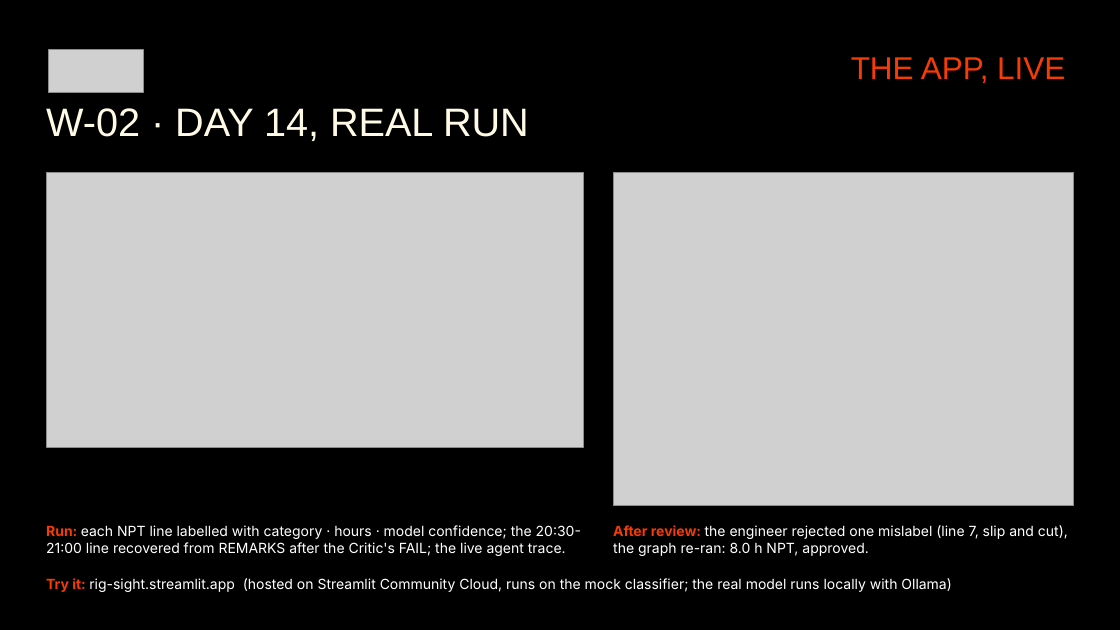
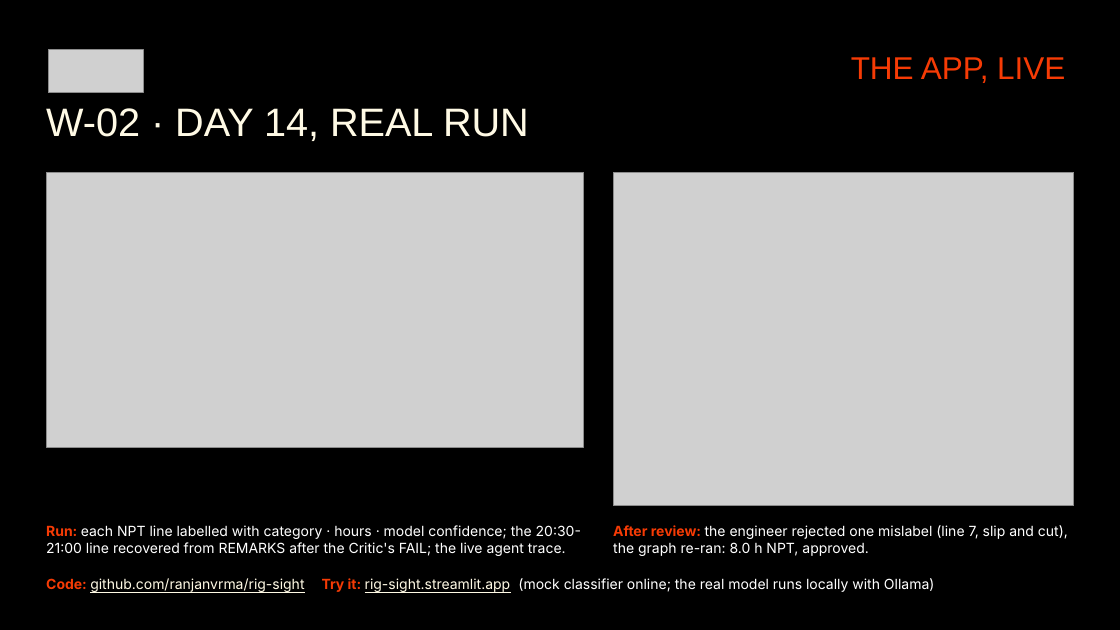
Before and after one commit to ranjanvrma/rig-sight, a slide deck: slide 14 of submission/Rig_Sight_CA3_Presentation.pptx. Drawn at 1120x630 pixels with LibreOffice and Linux fonts; fonts in the diff are those of the drawing; grey boxes stand for pictures. Boxes give left, top, right and bottom in pixels: in the first picture for what was removed or moved away, otherwise in the second. Text is boxed around its words. In the diff, an @@ line names an element or a change of style, - is before the commit and + after.

```diff
--- a/submission/Rig_Sight_CA3_Presentation.pptx
+++ b/submission/Rig_Sight_CA3_Presentation.pptx
@@ text at (46, 578, 934, 593): text changed @@
-Try it: rig-sight.streamlit.app (hosted on Streamlit Community Cloud, runs on the mock classifier; the real model runs locally with Ollama)
+Code: github.com/ranjanvrma/rig-sight Try it: rig-sight.streamlit.app (mock classifier online; the real model runs locally with Ollama)
```
Also in this commit, not shown: 1 slide added, 1 slide removed, 11 other files.
